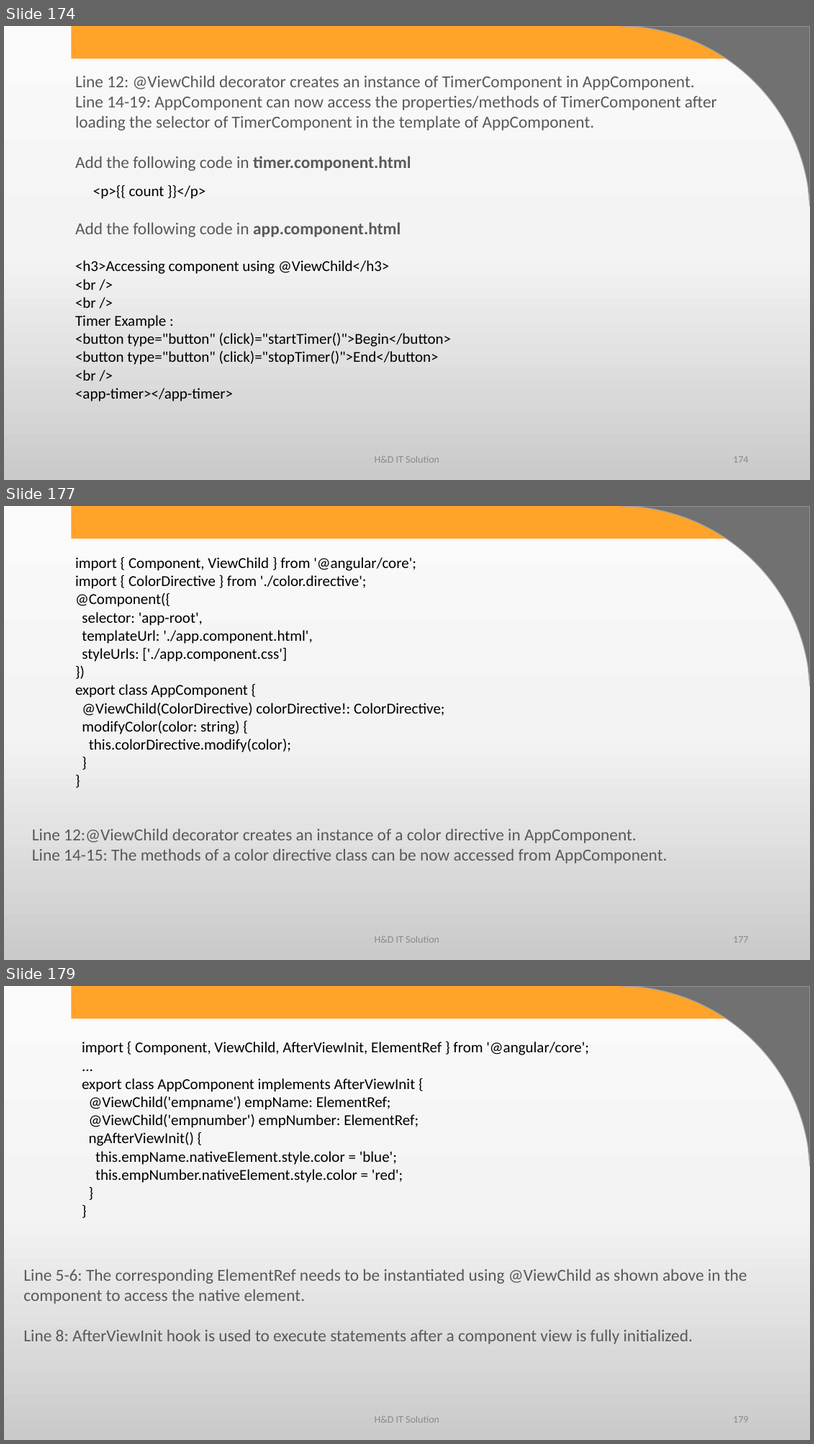
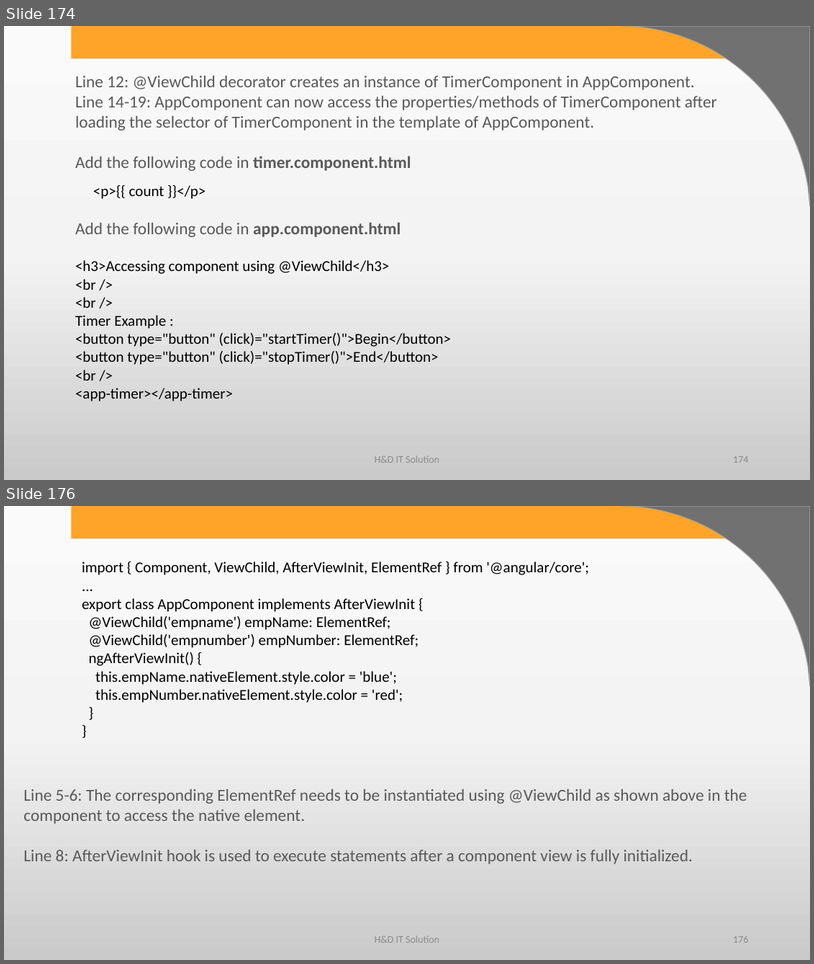
Before and after one commit to harshadasawant/infiniteAngular, a slide deck: ppt/ANGULAR.pptx. Shown one above the other, each under a label of ours: slides 174, 177 and 179 before the commit, slides 174 and 176 after it; the slides between them are not shown. The pictures are 814x1444 and 814x964 pixels, drawn with LibreOffice and Linux fonts; fonts in the diff are those of the drawing; background and template pictures are left out. Boxes give left, top, right and bottom in pixels: in the first picture for what was removed or moved away, otherwise in the second. Text is boxed around its words. In the diff, an @@ line names an element or a change of style, - is before the commit and + after.

Commit message:
template ref and directive with @viewChild

```diff
--- a/ppt/ANGULAR.pptx
+++ b/ppt/ANGULAR.pptx
@@ slide 177 removed at box(4, 506, 810, 960), background gradient #FBFBFB to #F4F4F4 to #CBCBCB; not listed: 2 template elements that a slide beside it also shows @@
@@ text removed at box(75, 557, 445, 752) @@
-import { Component, ViewChild } from '@angular/core';
-import { ColorDirective } from './color.directive';
-@Component({
-selector: 'app-root',
-templateUrl: './app.component.html',
-styleUrls: ['./app.component.css']
-})
-export class AppComponent {
-@ViewChild(ColorDirective) colorDirective!: ColorDirective;
-modifyColor(color: string) {
-this.colorDirective.modify(color);
-}
-}
@@ text removed at box(32, 829, 668, 863) @@
-Line 12:@ViewChild decorator creates an instance of a color directive in AppComponent.
-Line 14-15: The methods of a color directive class can be now accessed from AppComponent.
@@ text removed at box(375, 935, 440, 942) @@
-H&D IT Solution
@@ page number removed at box(733, 936, 748, 942) @@
-177
@@ what was slide 179 is now slide 176 @@
```
Also in this commit, not shown: 3 slides changed, 2 other slides removed, 5 other files.
